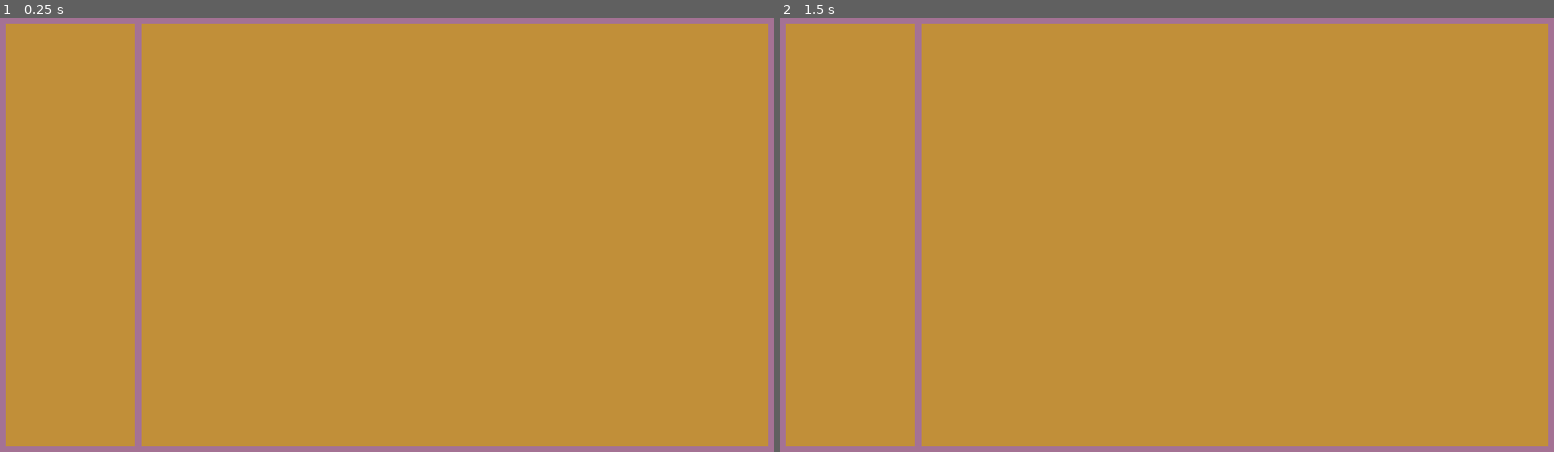
Above: before the commit, frames 1-2 (left to right).
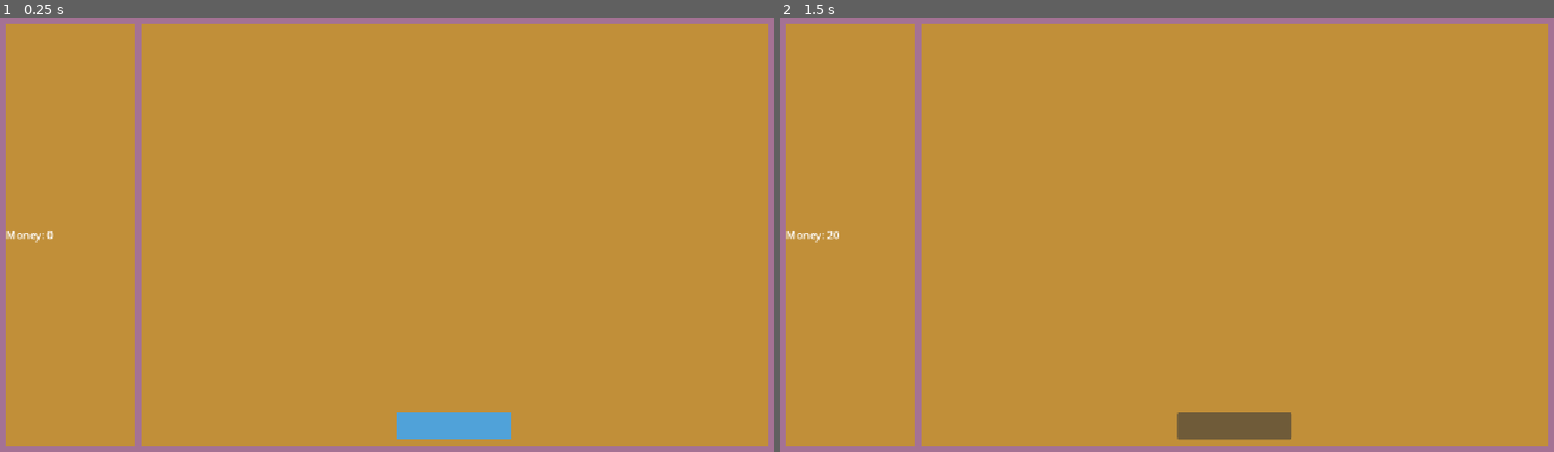
Above: after the commit, the same moments.

Repository: Drag-Sama/IdleGambling
Game: Godot game, scene res://Scene/main.tscn
Two runs of this game, one before a commit and one after it. Both use one fixed random seed, a clock stepped at 60 frames per second and the inputs below.
Inputs (mouse positions are in pixels of both pictures, inside the frame that each line leads up to):
- Up to frame 1 (0.25 s): no input
- Up to frame 2 (1.5 s): click (1236, 425) at 0.52 s; click (1236, 425) at 1.27 s

The runs differ from the first frame. In frame 1, 1.0% of the frame differs, in the area x 0-67%, y 49-98%; in frame 2, 1.0%.

Commit message:
base money system

Diff:
--- a/Scene/main.tscn
+++ b/Scene/main.tscn
@@ -1,10 +1,18 @@
 [gd_scene format=3 uid="uid://c7sufmx758hp2"]
+
+[ext_resource type="Script" uid="uid://or4ssiyofrmi" path="res://Scripts/moneyInterface.gd" id="1_sblpm"]
+[ext_resource type="Script" uid="uid://be01rqdcai0k2" path="res://Scripts/Ticket/TicketMain.gd" id="2_sblpm"]
 
 [sub_resource type="StyleBoxFlat" id="StyleBoxFlat_5v3e5"]
 bg_color = Color(0.64360905, 0.44866472, 0.5799178, 1)
 
 [sub_resource type="StyleBoxFlat" id="StyleBoxFlat_uiwfw"]
 bg_color = Color(0.755591, 0.56039196, 0.22410941, 1)
+
+[sub_resource type="LabelSettings" id="LabelSettings_sblpm"]
+
+[sub_resource type="StyleBoxFlat" id="StyleBoxFlat_f64mx"]
+bg_color = Color(0.31286123, 0.63393635, 0.8499116, 1)
 
 [node name="Main" type="Control" unique_id=694501630]
 layout_mode = 3
@@ -13,6 +21,7 @@
 anchor_bottom = 1.0
 grow_horizontal = 2
 grow_vertical = 2
+script = ExtResource("1_sblpm")
 
 [node name="MarginContainer" type="MarginContainer" parent="." unique_id=2097608915]
 layout_mode = 1
@@ -42,8 +51,31 @@
 size_flags_horizontal = 3
 theme_override_styles/panel = SubResource("StyleBoxFlat_uiwfw")
 
-[node name="MainContainer" type="PanelContainer" parent="MarginContainer/Background/MarginContainer/HBoxContainer" unique_id=1226170746]
+[node name="Money" type="Label" parent="MarginContainer/Background/MarginContainer/HBoxContainer/Sidebar" unique_id=1670914291]
+layout_mode = 2
+text = "Money:0"
+label_settings = SubResource("LabelSettings_sblpm")
+
+[node name="TicketMainContainer" type="PanelContainer" parent="MarginContainer/Background/MarginContainer/HBoxContainer" unique_id=1226170746]
 layout_mode = 2
 size_flags_horizontal = 3
 size_flags_stretch_ratio = 4.86
 theme_override_styles/panel = SubResource("StyleBoxFlat_uiwfw")
+script = ExtResource("2_sblpm")
+
+[node name="MarginContainer" type="MarginContainer" parent="MarginContainer/Background/MarginContainer/HBoxContainer/TicketMainContainer" unique_id=1532462762]
+layout_mode = 2
+theme_override_constants/margin_left = 10
+theme_override_constants/margin_top = 10
+theme_override_constants/margin_right = 10
+theme_override_constants/margin_bottom = 10
+
+[node name="BuyButton" type="Button" parent="MarginContainer/Background/MarginContainer/HBoxContainer/TicketMainContainer/MarginContainer" unique_id=911768733]
+custom_minimum_size = Vector2(170, 40)
+custom_maximum_size = Vector2(300, 70)
+layout_mode = 2
+size_flags_horizontal = 4
+size_flags_vertical = 8
+theme_override_styles/normal = SubResource("StyleBoxFlat_f64mx")
+
+[connection signal="pressed" from="MarginContainer/Background/MarginContainer/HBoxContainer/TicketMainContainer/MarginContainer/BuyButton" to="MarginContainer/Background/MarginContainer/HBoxContainer/TicketMainContainer" method="_on_buy_button_pressed"]
--- /dev/null
+++ b/Scripts/Ticket/TicketMain.gd
@@ -0,0 +1,5 @@
+extends PanelContainer
+
+
+func _on_buy_button_pressed() -> void:
+	MoneyManager.updateMoney(10)
--- /dev/null
+++ b/Scripts/moneyInterface.gd
@@ -0,0 +1,10 @@
+extends Control
+
+@onready var money_label: Label = $MarginContainer/Background/MarginContainer/HBoxContainer/Sidebar/Money
+
+func _ready() -> void:
+	MoneyManager.money_changed.connect(_on_money_changed)
+	_on_money_changed(MoneyManager.money)
+
+func _on_money_changed(new_amount: int) -> void:
+	money_label.text = "Money: " + str(new_amount)
--- /dev/null
+++ b/Scripts/moneyManager.gd
@@ -0,0 +1,8 @@
+extends Control
+
+signal money_changed(new_amount: int) #ça envoie un signal à tous les autres script qui sont abonnés
+var money = 0;
+
+func updateMoney(addValue) -> void:
+	money += addValue
+	money_changed.emit(money)
--- a/project.godot
+++ b/project.godot
@@ -15,6 +15,10 @@
 config/features=PackedStringArray("4.7", "GL Compatibility")
 config/icon="res://icon.svg"
 
+[autoload]
+
+MoneyManager="*uid://ckyyvu66hbaqq"
+
 [display]
 
 window/stretch/mode="canvas_items"
Not shown, added: Scripts/Ticket/TicketMain.gd.uid
Not shown, added: Scripts/moneyInterface.gd.uid
Not shown, added: Scripts/moneyManager.gd.uid
